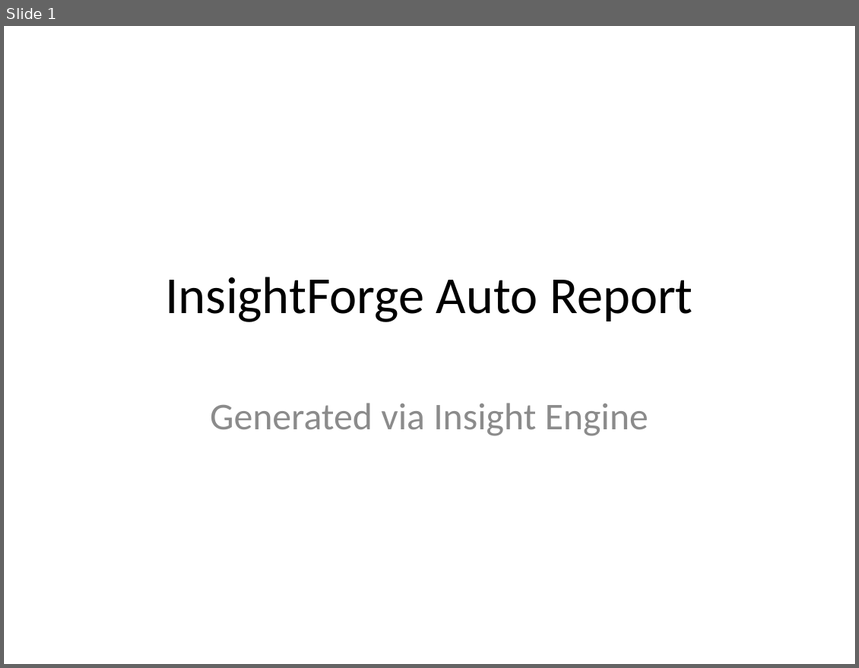
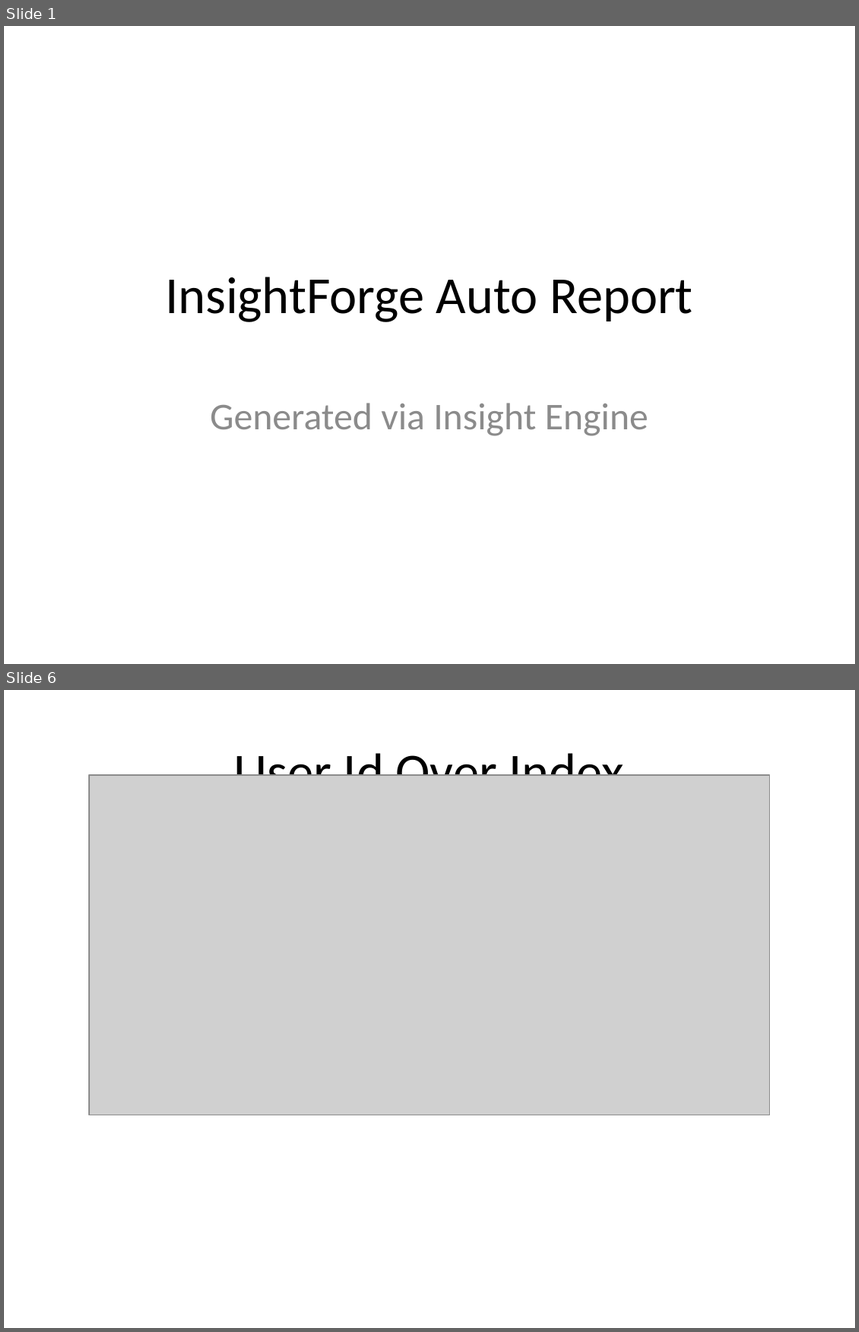
Before and after one commit to Meenu-Pandey/AI_Project, a slide deck: data/output/InsightForge_Report.pptx. Shown one above the other, each under a label of ours: slide 1 before the commit, slides 1 and 6 after it; the slides between them are not shown. The pictures are 859x668 and 859x1332 pixels, drawn with LibreOffice and Linux fonts; fonts in the diff are those of the drawing; grey boxes stand for pictures. Boxes give left, top, right and bottom in pixels: in the first picture for what was removed or moved away, otherwise in the second. Text is boxed around its words. In the diff, an @@ line names an element or a change of style, - is before the commit and + after.

```diff
--- a/data/output/InsightForge_Report.pptx
+++ b/data/output/InsightForge_Report.pptx
@@ slide 6 added at [4, 690, 855, 1328], background #FFFFFF @@
@@ title added at [234, 746, 624, 776], 44 pt, text #000000 @@
+User Id Over Index
@@ picture added at [89, 775, 770, 1116] @@
```
Also in this commit, not shown: 4 other slides added, 2 slides removed, 15 other files.
